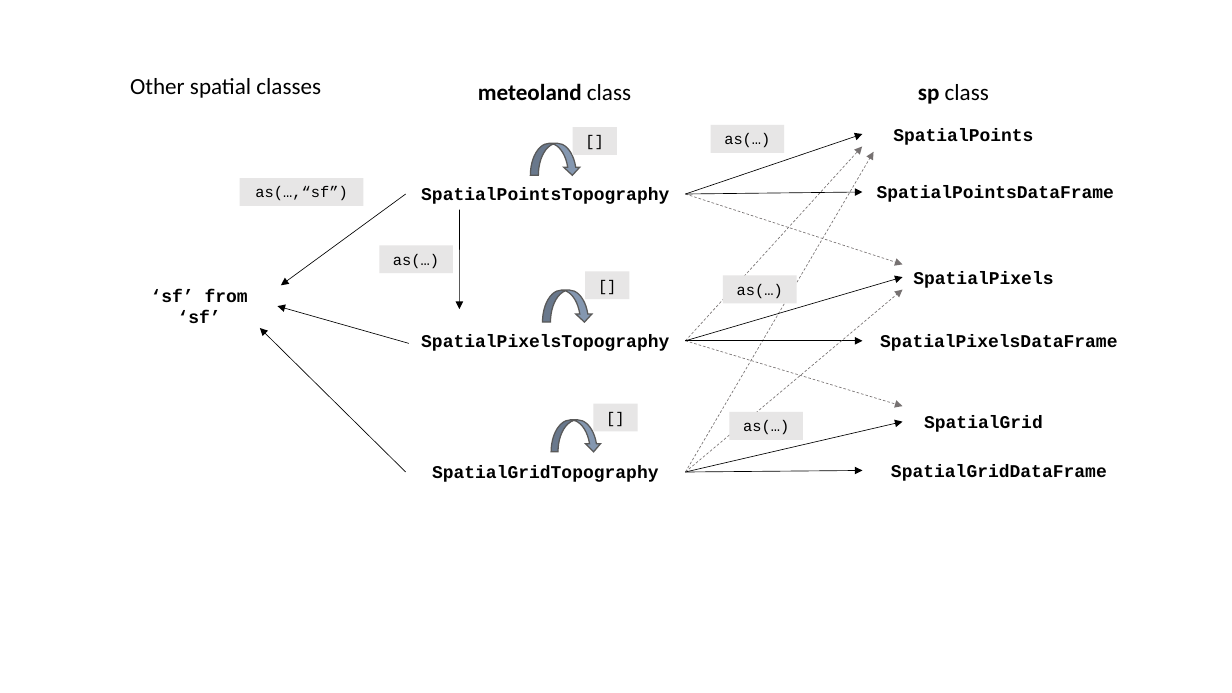
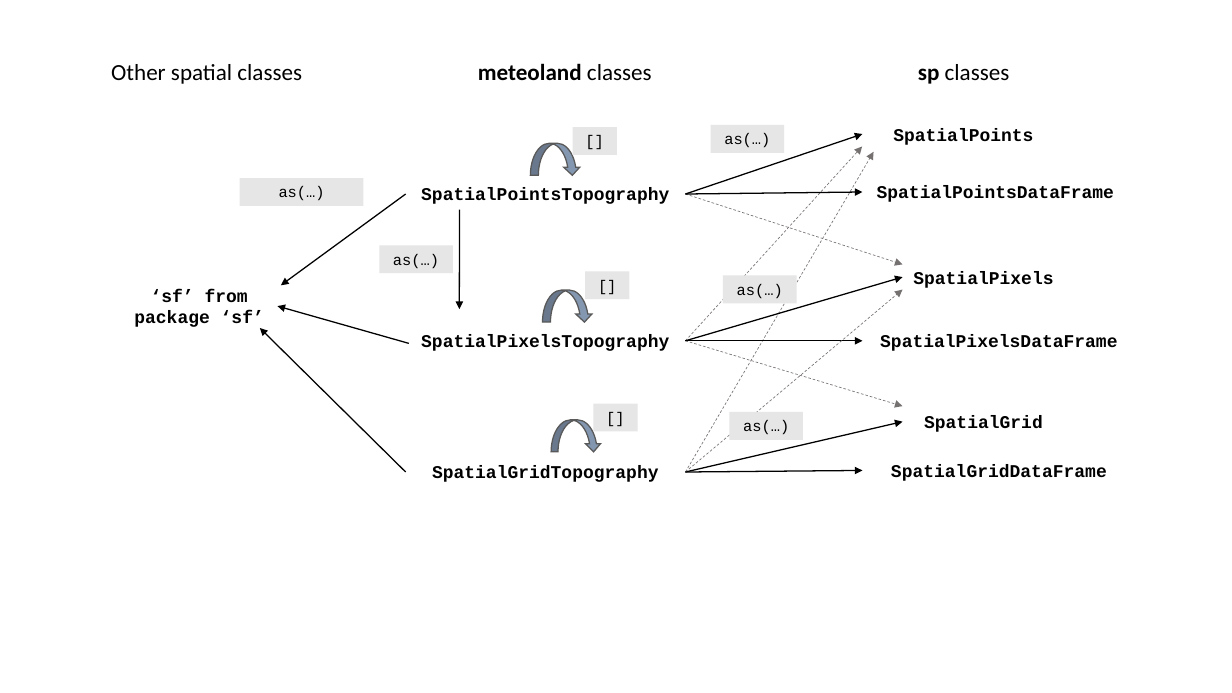
Before and after one commit to emf-creaf/meteolandbook, a slide deck: slide 1 of meteoland_structures.pptx. Drawn at 1232x693 pixels with LibreOffice and Linux fonts; fonts in the diff are those of the drawing. Boxes give left, top, right and bottom in pixels: in the first picture for what was removed or moved away, otherwise in the second. Text is boxed around its words. In the diff, an @@ line names an element or a change of style, - is before the commit and + after.

```diff
--- a/meteoland_structures.pptx
+++ b/meteoland_structures.pptx
@@ text "Other spatial classes": place and size @@
-text "Other spatial classes" at (130,78,321,98)
+text "Other spatial classes" at (111,64,302,84)
@@ text at (478,63,652,80): text changed @@
-meteoland class
+meteoland classes
@@ text at (918,64,1010,84): text changed @@
-sp class
+sp classes
@@ arrow (686, 194) - (862, 134): stroke #000000 0.5 pt to #000000 1 pt @@
@@ text in rectangle at (279,186,325,201): text changed @@
-as(…,“sf”)
+as(…)
@@ arrow (406, 194) - (281, 286): stroke #000000 0.5 pt to #000000 1 pt @@
@@ arrow (686, 194) - (862, 192): stroke #000000 0.5 pt to #000000 1 pt @@
@@ arrow (459, 210) - (459, 310): stroke #000000 0.5 pt to #000000 1 pt @@
@@ text at (134,289,264,329): text changed @@
-‘sf’ from ‘sf’
+‘sf’ from package ‘sf’
@@ arrow (686, 341) - (903, 277): stroke #000000 0.5 pt to #000000 1 pt @@
@@ arrow (406, 472) - (260, 328): stroke #000000 0.5 pt to #000000 1 pt @@
@@ arrow (409, 344) - (277, 306): stroke #000000 0.5 pt to #000000 1 pt @@
@@ arrow (686, 472) - (903, 421): stroke #000000 0.5 pt to #000000 1 pt @@
@@ arrow (686, 472) - (862, 470): stroke #000000 0.5 pt to #000000 1 pt @@
```
Also in this commit, not shown: 1 other slide changed, 3 other files.
